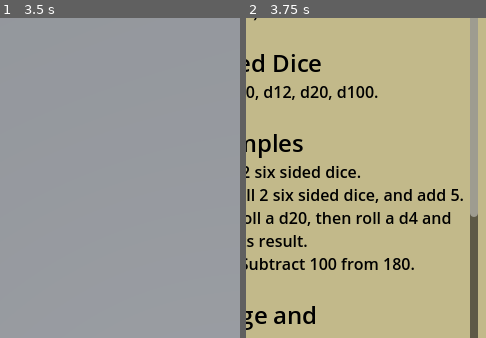
Above: before the commit, frames 1-2 (left to right).
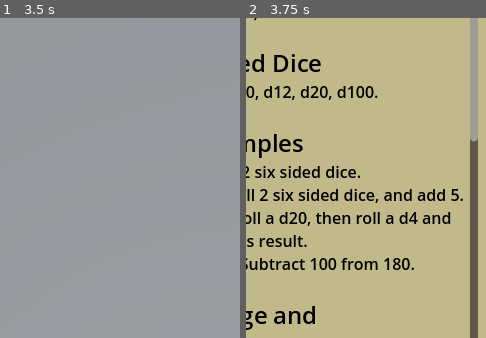
Above: after the commit, the same moments.

Repository: connie-bb/dalmation
Game: Godot game, scene res://main.tscn
Two runs of this game, one before a commit and one after it. Both use one fixed random seed, a clock stepped at 60 frames per second and the inputs below.
Inputs (mouse positions are % of the whole screen's width and height, from its top left):
- Up to frame 1 (3.5 s): click (50, 92) at 0.52 s; type "Alex" at 0.6 s; click (78, 92) at 1.25 s; click (78, 92) at 2 s; click (78, 92) at 2.75 s
- Up to frame 2 (3.75 s): click (83, 12) at 3.5 s
The pictures show only the part of the screen within x 36-86%, y 29-79%; the shares and areas given below are measured in that part.

Frame 1 is identical in both runs. In frame 2, 0.8% of the frame differs, in the area x 93-97%, y 37-63%.

Commit message:
docs: add tips to help menu

Diff:
--- a/gui/help_menu.tscn
+++ b/gui/help_menu.tscn
@@ -61,7 +61,13 @@
  4d6a2: Roll 4d6 and take the top 2 results.
  2d20b: Roll 2d20 and take the lowest result.
  4d6b2: Roll 4d6 and take the bottom 2 results.
-[/ul]"
+[/ul]
+
+[font_size=24]Tips[/font_size][ul]
+ The roll editor is a normal textbox. You can copy/paste and do most things you'd normally be able to.
+ Comma, space, and equals will all insert a +.
+ You can interrupt rolls with other rolls.
+ Press enter again to repeat the previous roll."
 
 [node name="exit_button" type="Button" parent="Panel"]
 custom_minimum_size = Vector2(48, 48)
